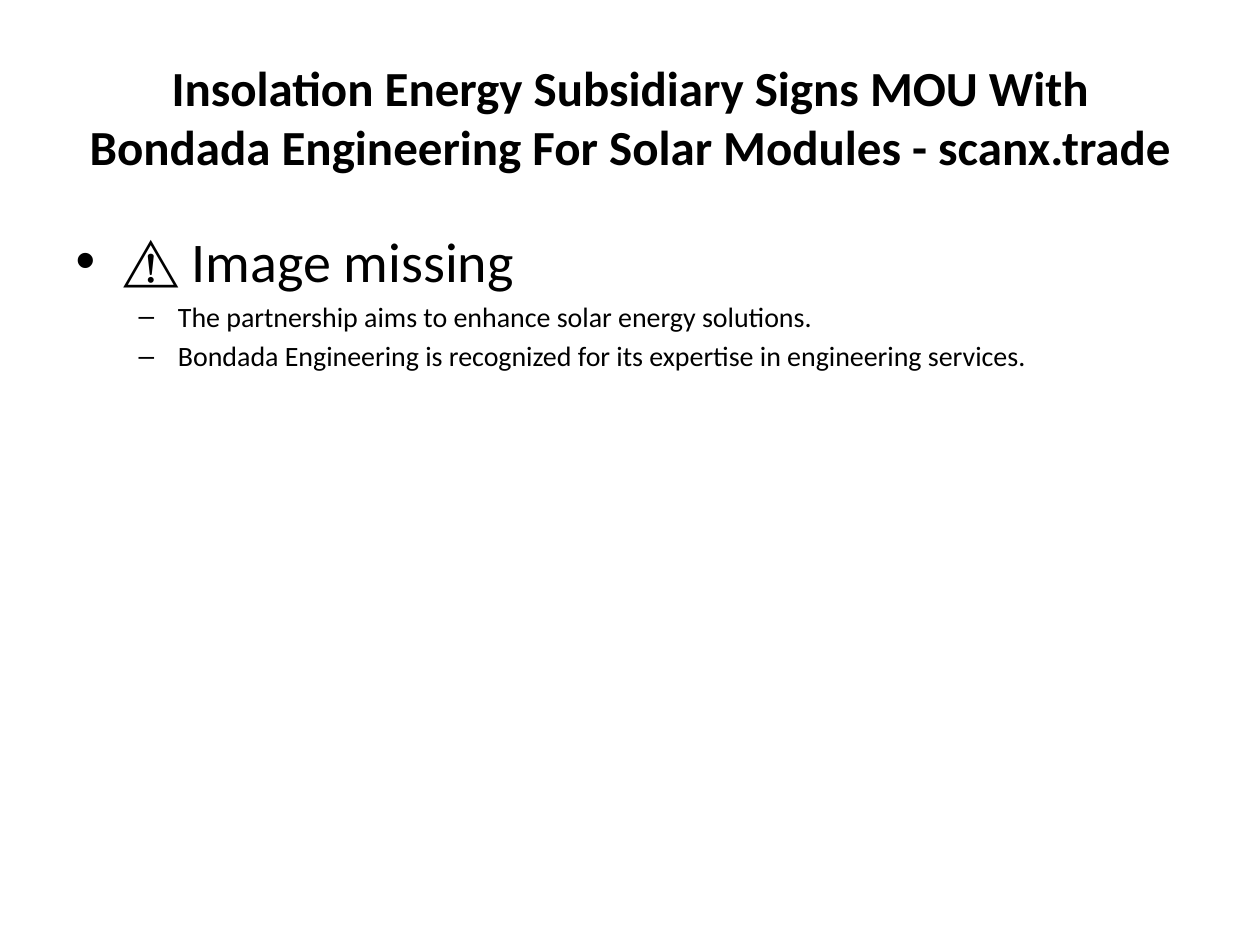
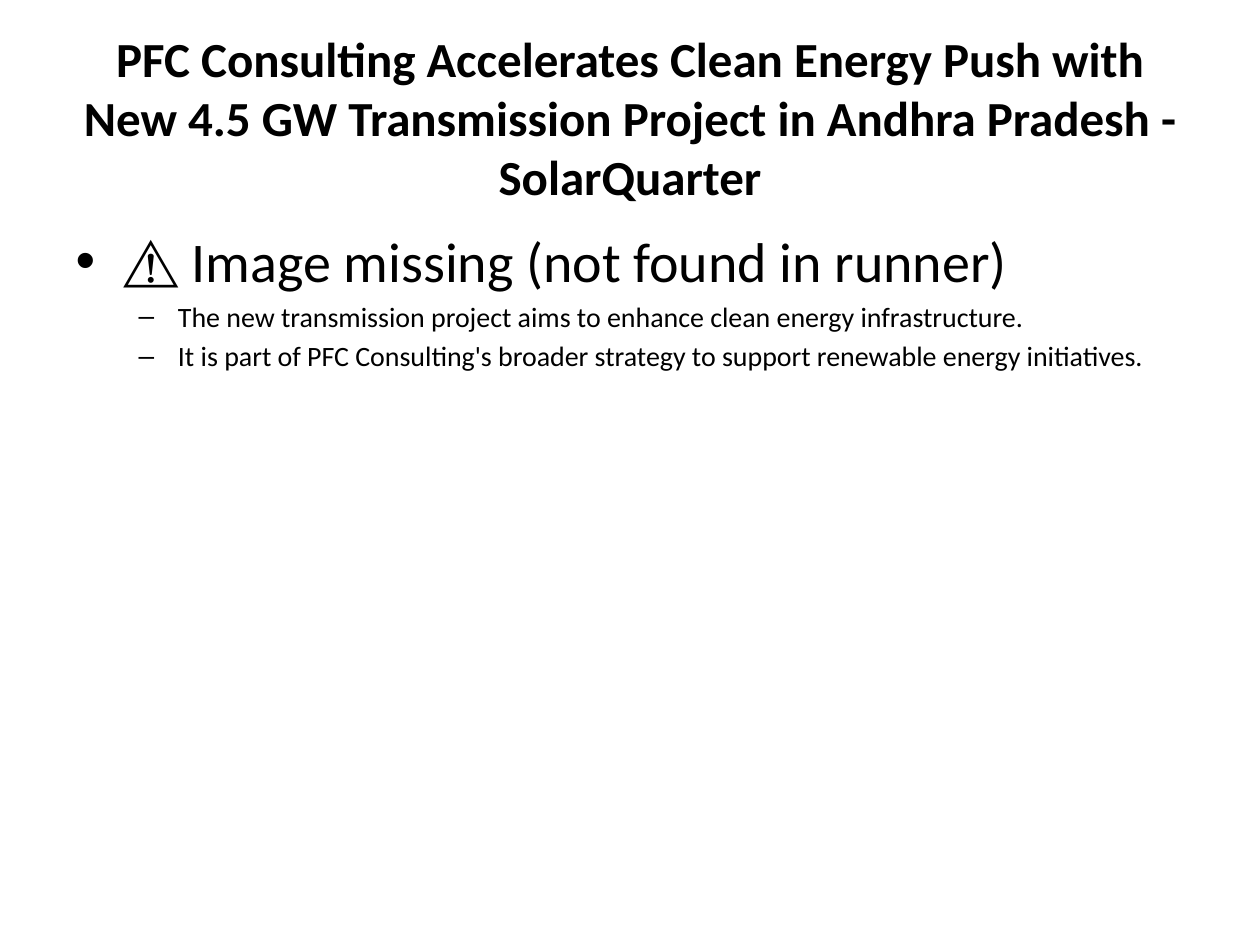
Before and after one commit to gauravsiemens1988/Linkedin-AI-Agent_Personal, a slide deck: slide 2 of drafts/linkedin_carousel.pptx. Drawn at 1260x945 pixels with LibreOffice and Linux fonts; fonts in the diff are those of the drawing. Boxes give left, top, right and bottom in pixels: in the first picture for what was removed or moved away, otherwise in the second. Text is boxed around its words. In the diff, an @@ line names an element or a change of style, - is before the commit and + after.

```diff
--- a/drafts/linkedin_carousel.pptx
+++ b/drafts/linkedin_carousel.pptx
@@ title at box(84, 42, 1150, 201): text changed @@
-Insolation Energy Subsidiary Signs MOU With Bondada Engineering For Solar Modules - scanx.trade
+PFC Consulting Accelerates Clean Energy Push with New 4.5 GW Transmission Project in Andhra Pradesh - SolarQuarter
@@ text at box(178, 241, 1143, 371): text changed @@
-• ⚠️ Image missing
-  – The partnership aims to enhance solar energy solutions.
-  – Bondada Engineering is recognized for its expertise in engineering services.
+• ⚠️ Image missing (not found in runner)
+  – The new transmission project aims to enhance clean energy infrastructure.
+  – It is part of PFC Consulting's broader strategy to support renewable energy initiatives.
```
Also in this commit, not shown: 4 other slides changed, 1 slide added, 1 slide removed, 1 other file.
